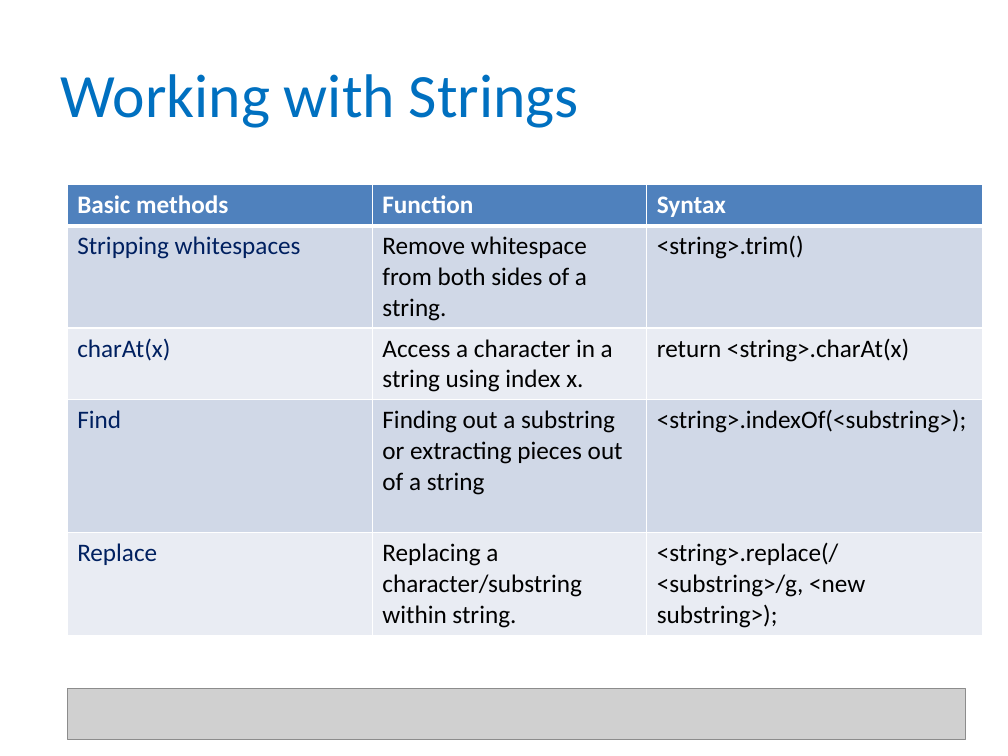
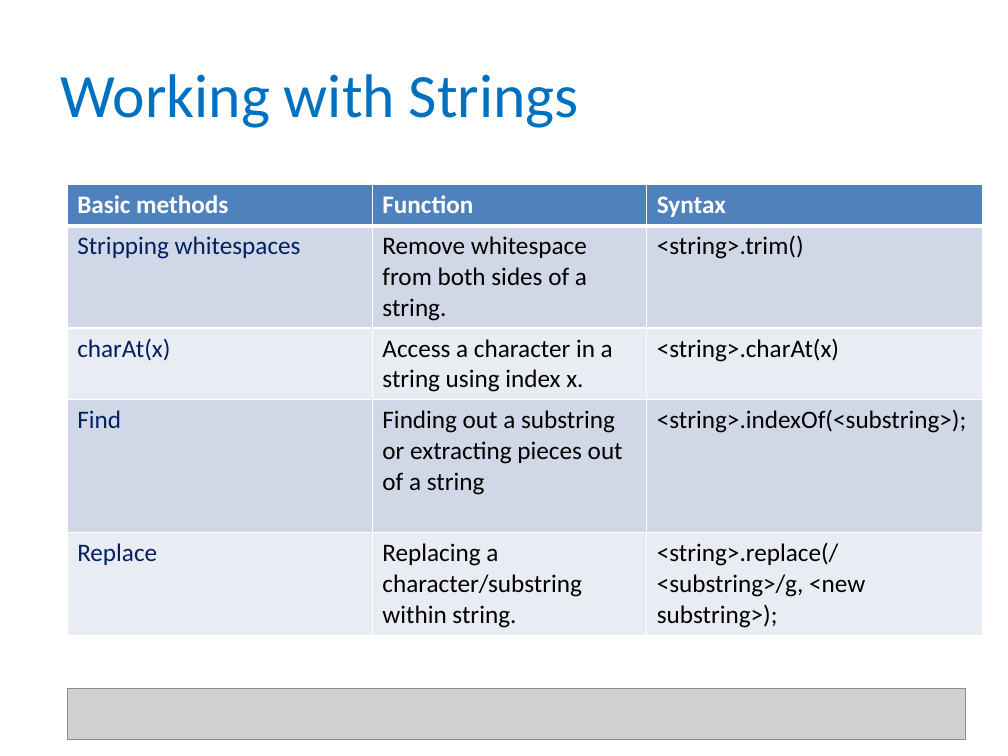
Before and after one commit to shyamTum/JavaScript, a slide deck: slide 20 of Final.pptx (slide 19 before the commit). Drawn at 1008x756 pixels with LibreOffice and Linux fonts; fonts in the diff are those of the drawing; grey boxes stand for pictures. Boxes give left, top, right and bottom in pixels: in the first picture for what was removed or moved away, otherwise in the second. Text is boxed around its words. In the diff, an @@ line names an element or a change of style, - is before the commit and + after.

Commit message:
- Final Slides

```diff
--- a/Final.pptx
+++ b/Final.pptx
@@ table at box(68, 184, 983, 632) @@
-row 3, column 3: return <string>.charAt(x)
+row 3, column 3: <string>.charAt(x)
```
Also in this commit, not shown: 2 other slides changed, 1 slide added, 1 slide removed, 1 other file.
